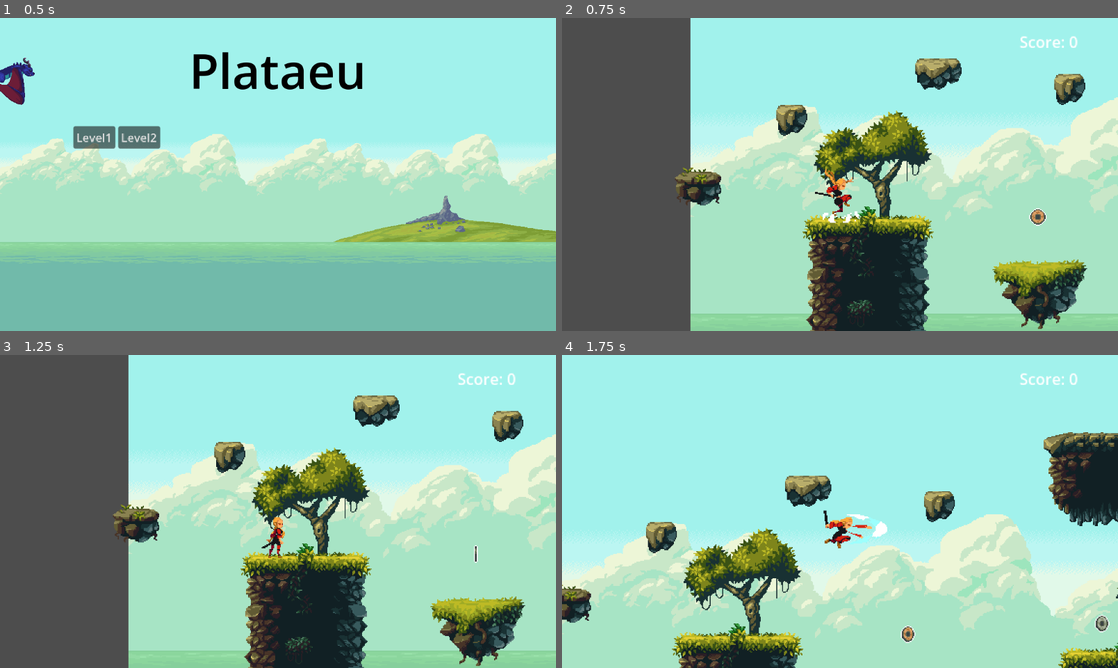
Above: before the commit, frames 1-4 (two rows, left to right).
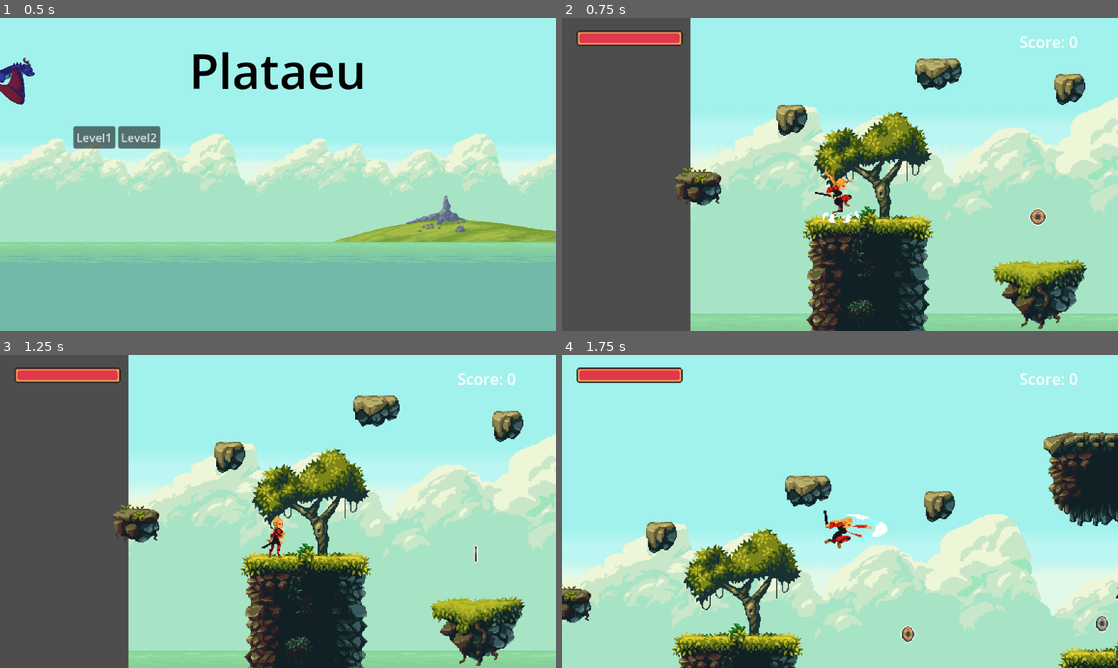
Above: after the commit, the same moments.

Repository: boovle2/plataeu
Game: Godot game, scene res://home_screen.tscn
Two runs of this game, one before a commit and one after it. Both use one fixed random seed, a clock stepped at 60 frames per second and the inputs below. Sound files missing from this copy of the repository are replaced by a short silence.
Inputs (mouse positions are in pixels of both pictures, inside the frame that each line leads up to):
- Up to frame 1 (0.5 s): no input
- Up to frame 2 (0.75 s): click "Level1" at 0.5 s
- Up to frame 3 (1.25 s): no input
- Up to frame 4 (1.75 s): tap Enter (ui_accept) at 1.25, 1.52 s; move the mouse to (962, 495) at 1.27 s; hold Right (ui_right) from 1.28 s (still down); click (962, 495) at 1.35 s

Frame 1 is identical in both runs. In frame 2, 0.9% of the frame differs, in the area x 2-51%, y 4-62%; in frame 3, 0.9%; in frame 4, 1.0%, in the area x 2-22%, y 4-10%.

Commit message:
werkende hp balk

Diff:
--- /dev/null
+++ b/plataeu/health_bar.gd
@@ -0,0 +1,10 @@
+extends TextureProgressBar
+
+@export var player : Player
+
+func _ready() -> void:
+	player.healthChanged.connect(update)
+	update()
+
+func update():
+	value = player.currenHealth * 100 / player.maxHealth
--- a/plataeu/player.tscn
+++ b/plataeu/player.tscn
@@ -3,10 +3,13 @@
 [ext_resource type="Script" uid="uid://dq5li4lklb8b0" path="res://playermovement.gd" id="1_sweqy"]
 [ext_resource type="Texture2D" uid="uid://chwl4xk1vlisy" path="res://assets/attack.png" id="2_2hs0m"]
 [ext_resource type="Texture2D" uid="uid://cyl3r58cd8ae" path="res://assets/idle.png" id="3_1jxqw"]
+[ext_resource type="Texture2D" uid="uid://cirl0ytsfcyh4" path="res://assets/healthbarUnder.png" id="3_7ahtn"]
 [ext_resource type="Texture2D" uid="uid://cke63eprajqb1" path="res://assets/hurt.png" id="3_dw050"]
 [ext_resource type="PackedScene" uid="uid://154aub6jrh7v" path="res://hitbox.tscn" id="3_pylmc"]
+[ext_resource type="Texture2D" uid="uid://gmjpjctqlpoq" path="res://assets/healthbarProgress.png" id="4_7lmhl"]
 [ext_resource type="Texture2D" uid="uid://cmvrwurnefrj3" path="res://assets/jump.png" id="4_dw050"]
 [ext_resource type="Texture2D" uid="uid://crsi0edi3f0uq" path="res://assets/fall.png" id="4_urp6f"]
+[ext_resource type="Script" uid="uid://ci6afd0naxwso" path="res://health_bar.gd" id="5_7lmhl"]
 [ext_resource type="Texture2D" uid="uid://tjaeuxnma1ft" path="res://assets/run.png" id="5_b26j0"]
 [ext_resource type="Texture2D" uid="uid://cplpuadv1vxwp" path="res://assets/dash.png" id="5_pbfsw"]
 [ext_resource type="Script" uid="uid://cikyi7m6go33k" path="res://score.gd" id="6_2hs0m"]
@@ -1149,6 +1152,21 @@
 text = "Score: 0"
 script = ExtResource("6_2hs0m")
 
+[node name="HealthBar" type="TextureProgressBar" parent="Camera2D" unique_id=792574400 node_paths=PackedStringArray("player")]
+offset_left = -273.0
+offset_top = -149.0
+offset_right = -163.0
+offset_bottom = -133.0
+nine_patch_stretch = true
+stretch_margin_left = 4
+stretch_margin_top = 4
+stretch_margin_right = 4
+stretch_margin_bottom = 4
+texture_under = ExtResource("3_7ahtn")
+texture_progress = ExtResource("4_7lmhl")
+script = ExtResource("5_7lmhl")
+player = NodePath("../..")
+
 [node name="hitbox" parent="." unique_id=1756588890 instance=ExtResource("3_pylmc")]
 
 [node name="CollisionShape_stand_attack" type="CollisionShape2D" parent="hitbox" unique_id=877020988]
@@ -1192,7 +1210,6 @@
 frame = 1
 
 [node name="SmokeTrail" type="GPUParticles2D" parent="." unique_id=2132371856]
-visible = false
 position = Vector2(0, 48)
 amount = 10
 texture = ExtResource("15_606se")
--- a/plataeu/playermovement.gd
+++ b/plataeu/playermovement.gd
@@ -1,8 +1,10 @@
-extends CharacterBody2D
+class_name Player extends CharacterBody2D
 
 const SPEED = 300.0
 const DASH_SPEED = 400.0
 const JUMP_VELOCITY = -400.0
+
+signal healthChanged
 
 @onready var animation_player: AnimationPlayer = $AnimationPlayer
 @onready var sprite: Sprite2D = $Sprite2D
@@ -29,14 +31,21 @@
 	DASH
 }
 
+@export var maxHealth = 100
+var currenHealth : int
+
+
 var state: State = State.IDLE
-var health = 100
 var invulnerable = false
 var crouch_pressed = false
 var dash_time = 0.2
 var dash_timer = 0.0
 var can_air_dash = true
 
+
+func _ready():
+	currenHealth = maxHealth
+	healthChanged.emit()
 
 func _process(delta: float) -> void:
 	if velocity.length() > 10 and is_on_floor():
@@ -290,11 +299,13 @@
 	if invulnerable or state == State.DEATH:
 		return
 
-	health -= amount
-
-	if health <= 0:
+	currenHealth -= amount
+
+	if currenHealth <= 0:
 		state = State.DEATH
 		return
+
+	healthChanged.emit()
 
 	invulnerable = true
 	state = State.HURT
Binary file added: plataeu/assets/healthbarProgress.png
Not shown, added: plataeu/assets/healthbarProgress.png.import
Binary file added: plataeu/assets/healthbarUnder.png
Not shown, added: plataeu/assets/healthbarUnder.png.import
Not shown, added: plataeu/health_bar.gd.uid
